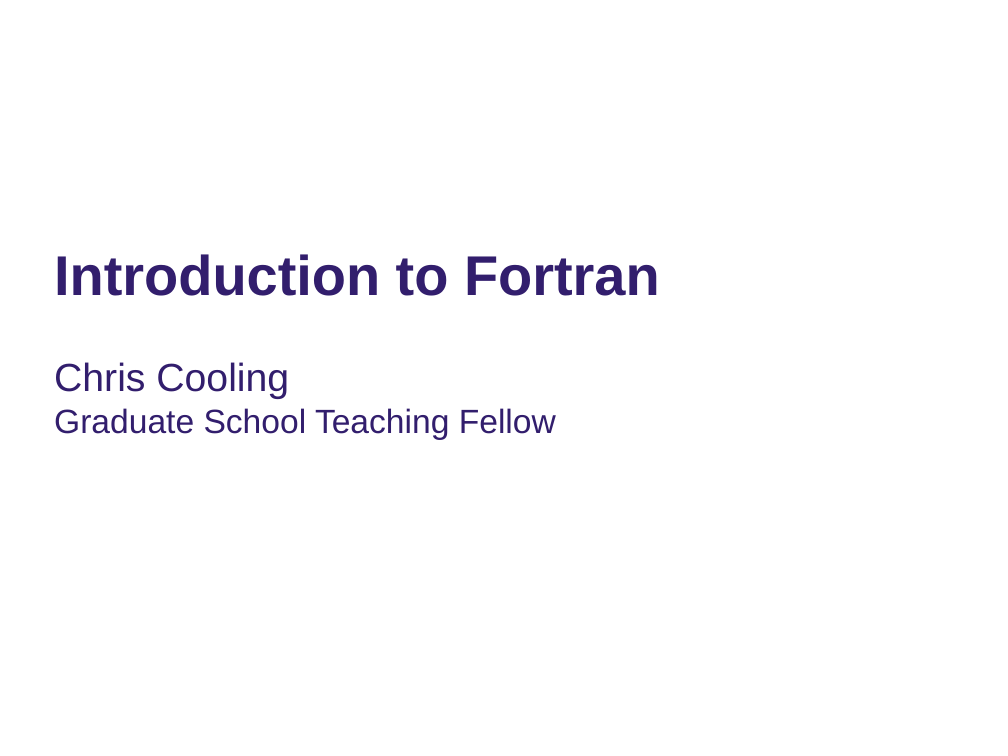
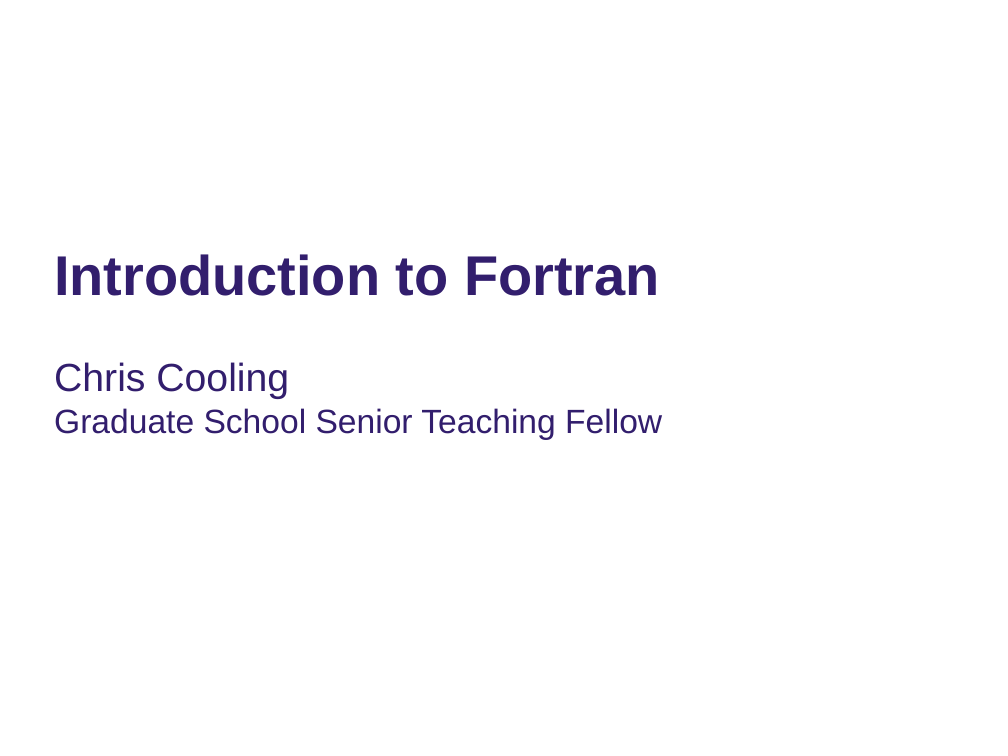
Before and after one commit to ImperialCollegeLondon/RCDS-introduction-to-fortran, a slide deck: slide 1 of Introduction to Fortran Slides.pptx. Drawn at 1008x756 pixels with LibreOffice and Linux fonts; fonts in the diff are those of the drawing; background and template pictures are left out. Boxes give left, top, right and bottom in pixels: in the first picture for what was removed or moved away, otherwise in the second. Text is boxed around its words. In the diff, an @@ line names an element or a change of style, - is before the commit and + after.

```diff
--- a/Introduction to Fortran Slides.pptx
+++ b/Introduction to Fortran Slides.pptx
@@ subtitle at <box>54,408,662,440</box>: text changed @@
-Graduate School Teaching Fellow
+Graduate School Senior Teaching Fellow
```
Also in this commit, not shown: 1 other slide changed.
